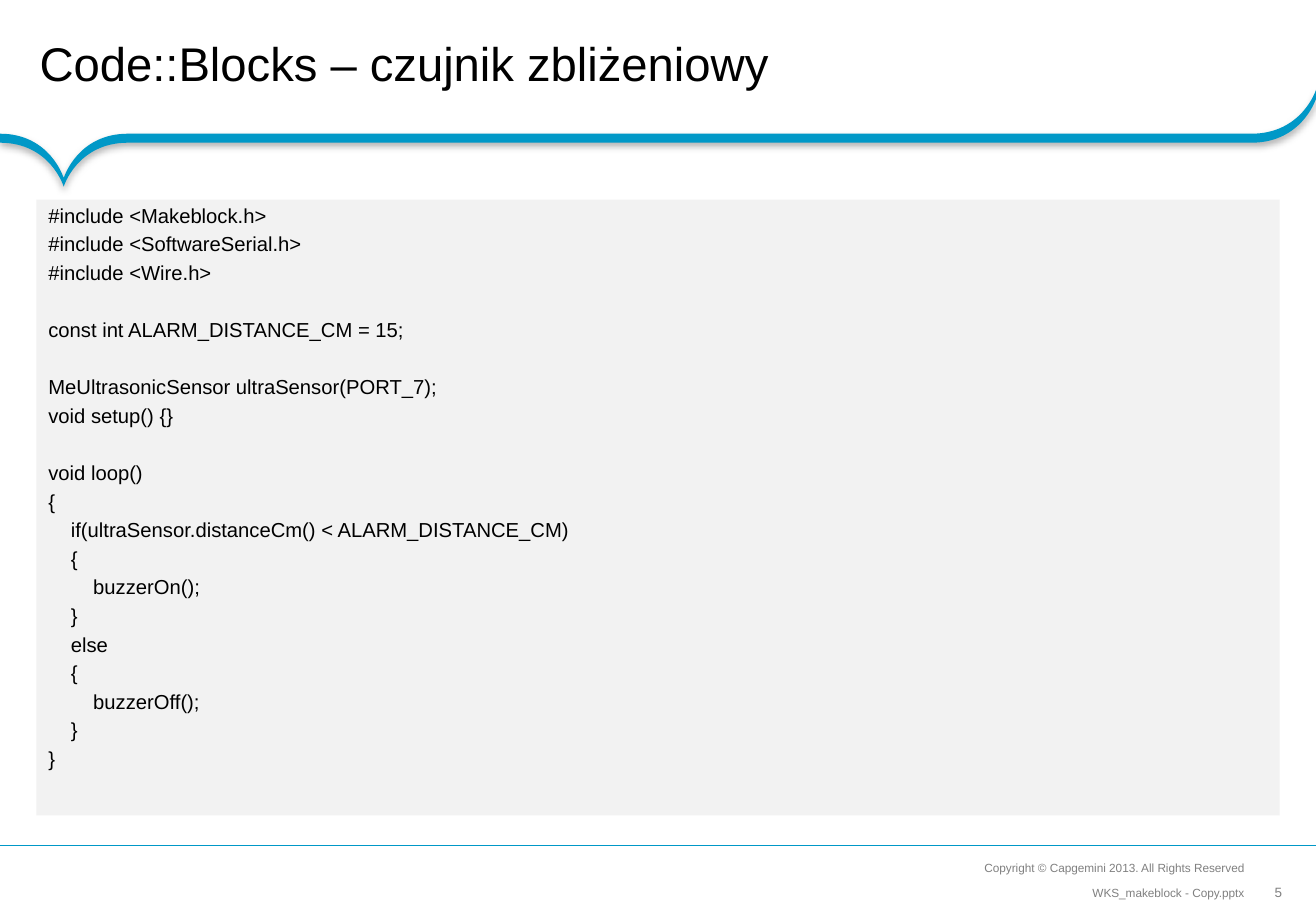
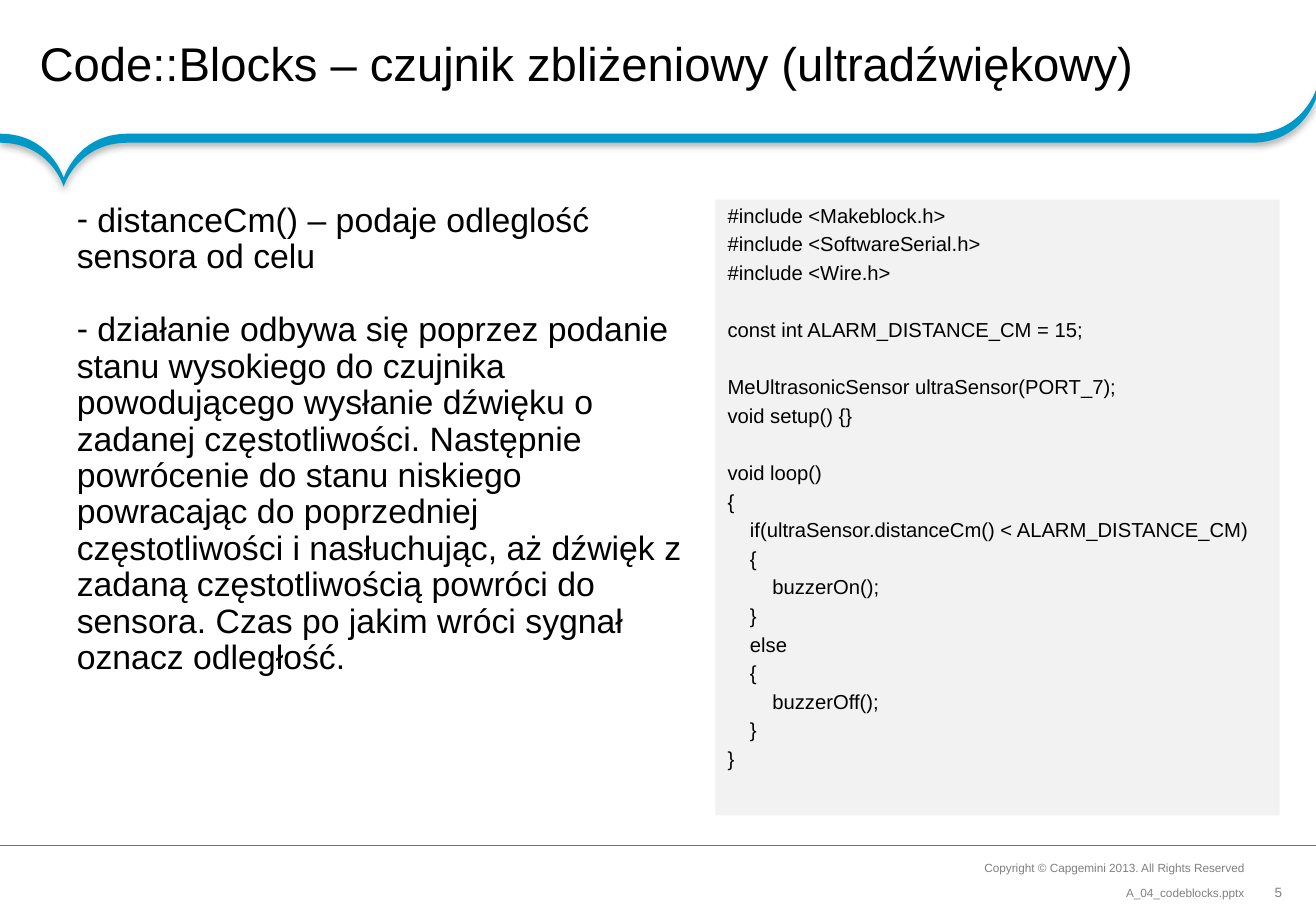
Before and after one commit to RoboCap/arduino, a slide deck: slide 5 of wks/A_04_codeblocks.pptx. Drawn at 1316x911 pixels with LibreOffice and Linux fonts; fonts in the diff are those of the drawing; background and template pictures are left out. Boxes give left, top, right and bottom in pixels: in the first picture for what was removed or moved away, otherwise in the second. Text is boxed around its words. In the diff, an @@ line names an element or a change of style, - is before the commit and + after.

```diff
--- a/wks/A_04_codeblocks.pptx
+++ b/wks/A_04_codeblocks.pptx
@@ title at (40,46,1132,91): text changed @@
-Code::Blocks – czujnik zbliżeniowy
+Code::Blocks – czujnik zbliżeniowy (ultradźwiękowy)
@@ text added at (77,207,681,676), 20 pt, text #000000 @@
+– distanceCm() – podaje odleglość sensora od celu
+– działanie odbywa się poprzez podanie stanu wysokiego do czujnika powodującego wysłanie dźwięku o zadanej częstotliwości. Następnie powrócenie do stanu niskiego powracając do poprzedniej częstotliwości i nasłuchując, aż dźwięk z zadaną częstotliwością powróci do sensora. Czas po jakim wróci sygnał oznacz odległość.
@@ text "#include <Makeblock.h>": place and size @@
-text "#include <Makeblock.h>" at (36,199,1281,815)
+text "#include <Makeblock.h>" at (716,199,1281,815)
@@ text at (1126,888,1244,899): text changed @@
-WKS_makeblock - Copy.pptx
+A_04_codeblocks.pptx
```
Also in this commit, not shown: 4 other slides changed, 1 slide added.
